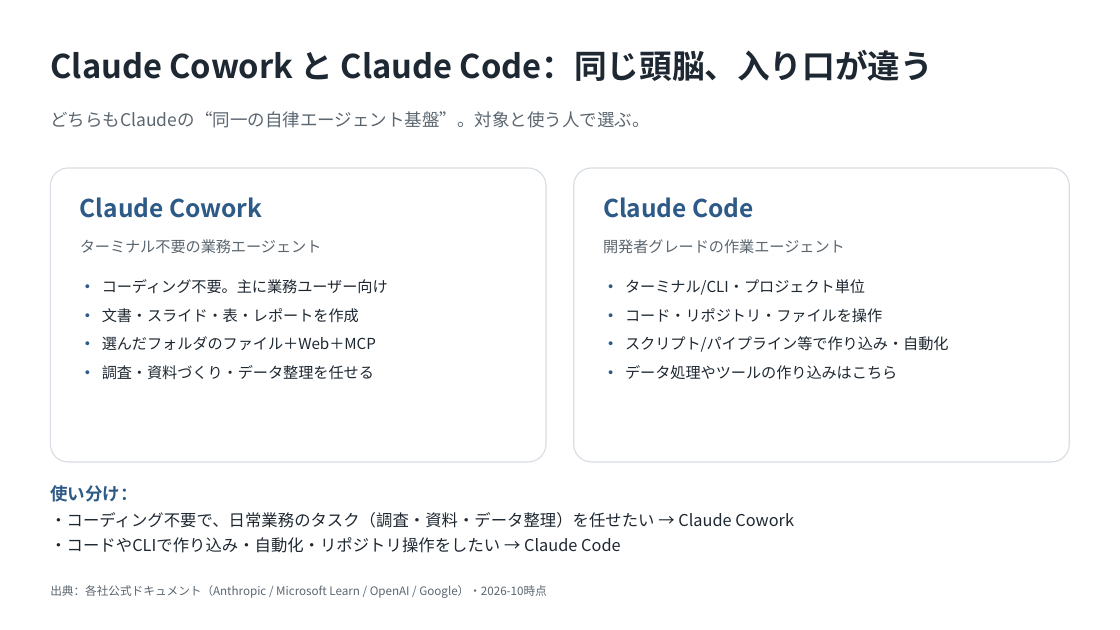
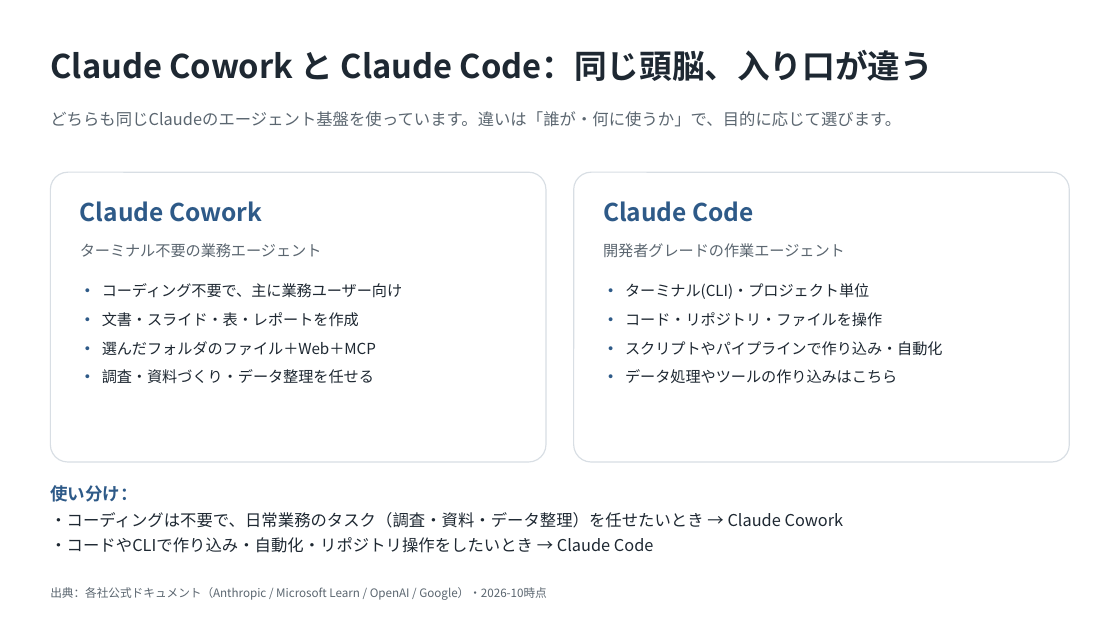
Before and after one commit to ctc-itkr/claude-hands-on, a slide deck: slide 5 of docs/03_参考資料/Copilot_Cowork_競合比較.pptx. Drawn at 1120x630 pixels with LibreOffice and Linux fonts; fonts in the diff are those of the drawing. Boxes give left, top, right and bottom in pixels: in the first picture for what was removed or moved away, otherwise in the second. Text is boxed around its words. In the diff, an @@ line names an element or a change of style, - is before the commit and + after.

```diff
--- a/docs/03_参考資料/Copilot_Cowork_競合比較.pptx
+++ b/docs/03_参考資料/Copilot_Cowork_競合比較.pptx
@@ text at <box>50,111,901,127</box>: text changed; size 15 to 14 pt @@
-どちらもClaudeの“同一の自律エージェント基盤”。対象と使う人で選ぶ。
+どちらも同じClaudeのエージェント基盤を使っています。違いは「誰が・何に使うか」で、目的に応じて選びます。
@@ rounded rectangle: place and size @@
-rounded rectangle at <box>50,168,546,462</box>
+rounded rectangle at <box>50,172,546,462</box>
@@ rounded rectangle: place and size @@
-rounded rectangle at <box>574,168,1070,462</box>
+rounded rectangle at <box>574,172,1070,462</box>
@@ 4 texts: place and size @@
-4 texts at <box>80,197,845,253</box>
+4 texts at <box>80,201,845,257</box>
@@ text at <box>102,283,402,298</box>: text changed @@
-• コーディング不要。主に業務ユーザー向け
+• コーディング不要で、主に業務ユーザー向け
@@ text at <box>625,283,869,299</box>: text changed @@
-• ターミナル/CLI・プロジェクト単位
+• ターミナル(CLI)・プロジェクト単位
@@ text at <box>625,341,943,355</box>: text changed @@
-• スクリプト/パイプライン等で作り込み・自動化
+• スクリプトやパイプラインで作り込み・自動化
@@ text at <box>50,512,844,553</box>: text changed @@
-・コーディング不要で、日常業務のタスク（調査・資料・データ整理）を任せたい → Claude Cowork
-・コードやCLIで作り込み・自動化・リポジトリ操作をしたい → Claude Code
+・コーディングは不要で、日常業務のタスク（調査・資料・データ整理）を任せたいとき → Claude Cowork
+・コードやCLIで作り込み・自動化・リポジトリ操作をしたいとき → Claude Code
```
Also in this commit, not shown: 4 other slides changed.
